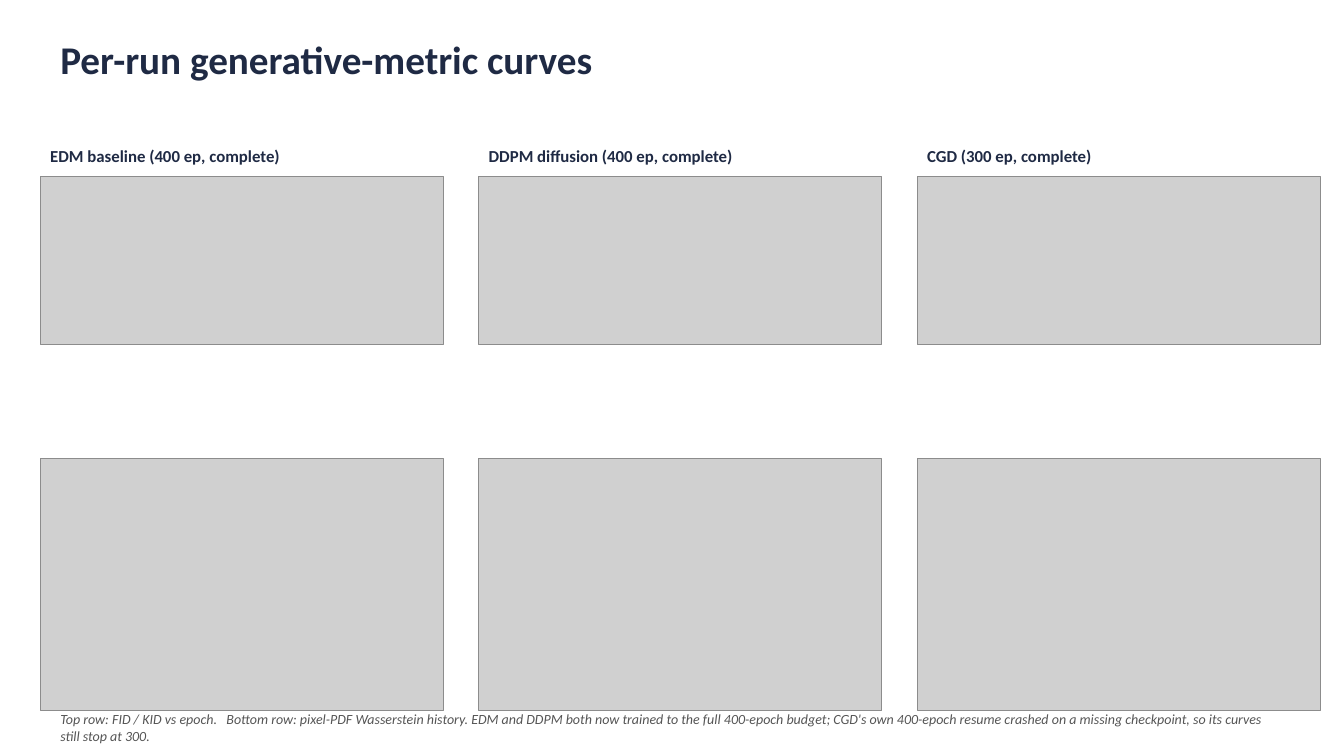
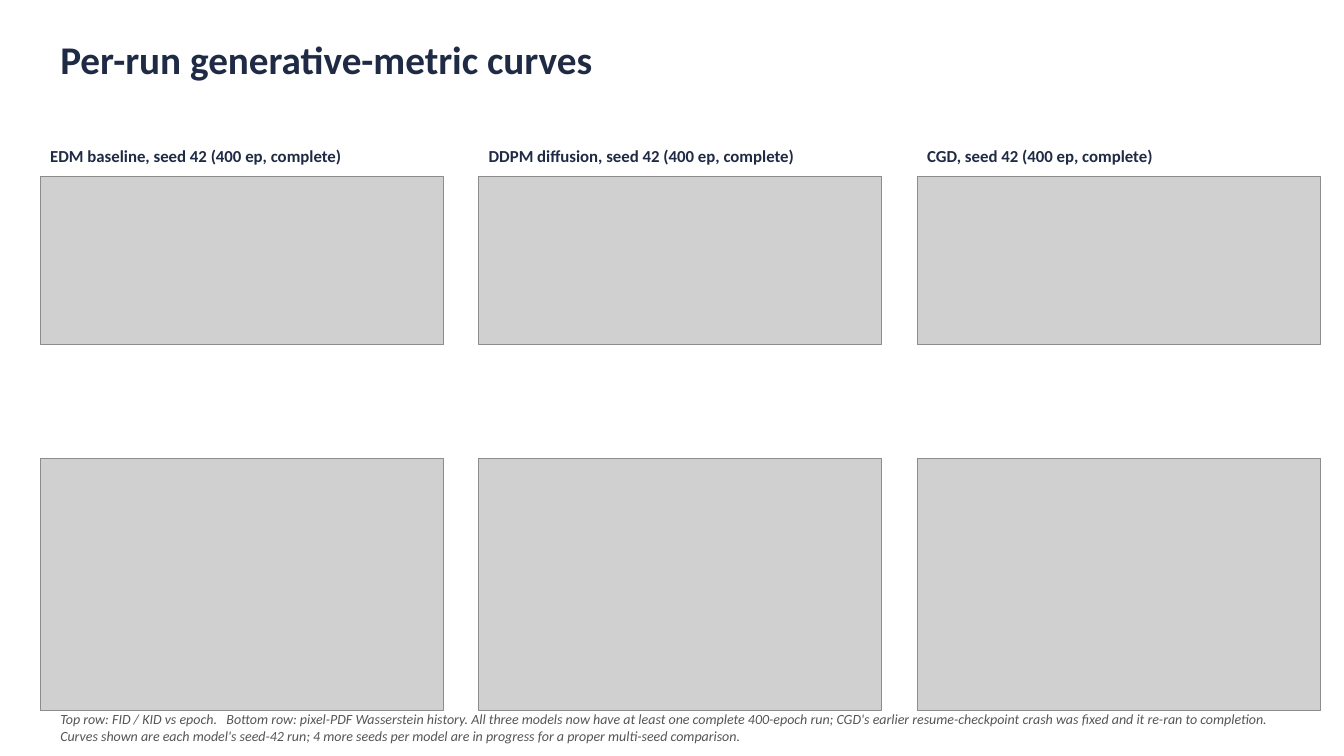
Before and after one commit to bevanslabbert/pid-radast, a slide deck: slide 5 of classifier-guided-physics-informed-diffusion/EDM_baseline_comparison.pptx. Drawn at 1344x756 pixels with LibreOffice and Linux fonts; fonts in the diff are those of the drawing; grey boxes stand for pictures. Boxes give left, top, right and bottom in pixels: in the first picture for what was removed or moved away, otherwise in the second. Text is boxed around its words. In the diff, an @@ line names an element or a change of style, - is before the commit and + after.

```diff
--- a/classifier-guided-physics-informed-diffusion/EDM_baseline_comparison.pptx
+++ b/classifier-guided-physics-informed-diffusion/EDM_baseline_comparison.pptx
@@ text at bbox=[50, 149, 341, 165]: text changed @@
-EDM baseline (400 ep, complete)
+EDM baseline, seed 42 (400 ep, complete)
@@ text at bbox=[489, 149, 794, 165]: text changed @@
-DDPM diffusion (400 ep, complete)
+DDPM diffusion, seed 42 (400 ep, complete)
@@ text at bbox=[927, 149, 1152, 165]: text changed @@
-CGD (300 ep, complete)
+CGD, seed 42 (400 ep, complete)
@@ text at bbox=[60, 714, 1266, 744]: text changed @@
-Top row: FID / KID vs epoch. Bottom row: pixel-PDF Wasserstein history. EDM and DDPM both now trained to the full 400-epoch budget; CGD's own 400-epoch resume crashed on a missing checkpoint, so its curves still stop at 300.
+Top row: FID / KID vs epoch. Bottom row: pixel-PDF Wasserstein history. All three models now have at least one complete 400-epoch run; CGD's earlier resume-checkpoint crash was fixed and it re-ran to completion. Curves shown are each model's seed-42 run; 4 more seeds per model are in progress for a proper multi-seed comparison.
```
Also in this commit, not shown: 2 other slides changed, 5 other files.
